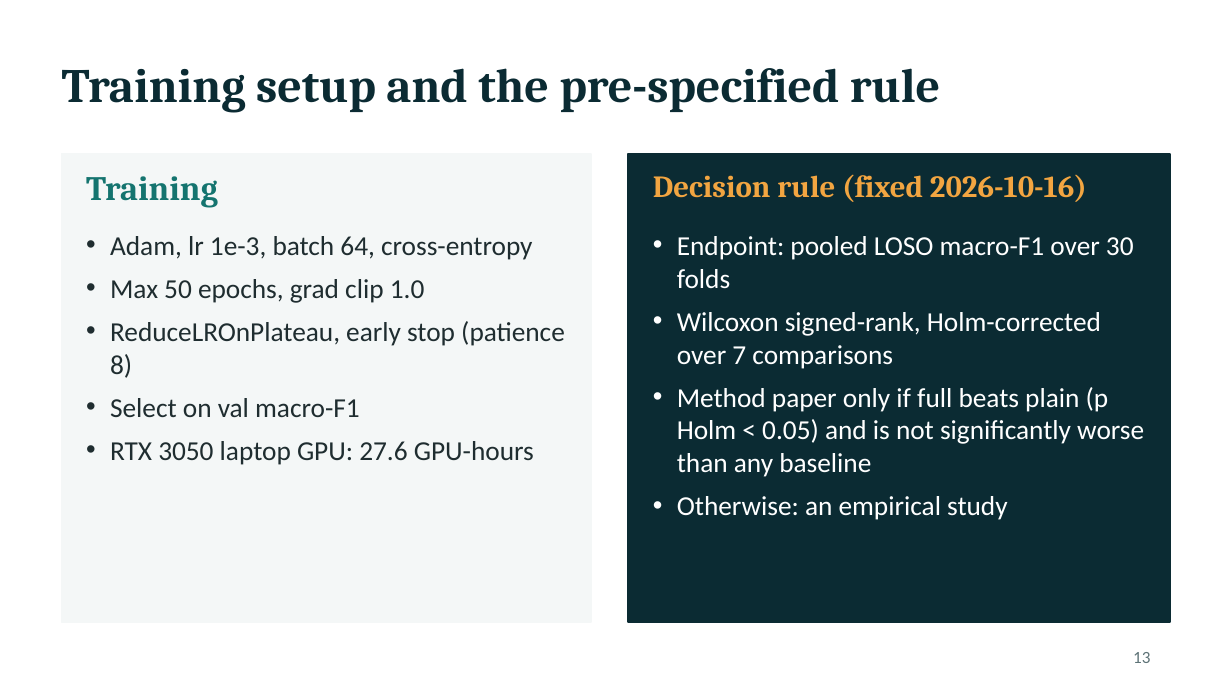
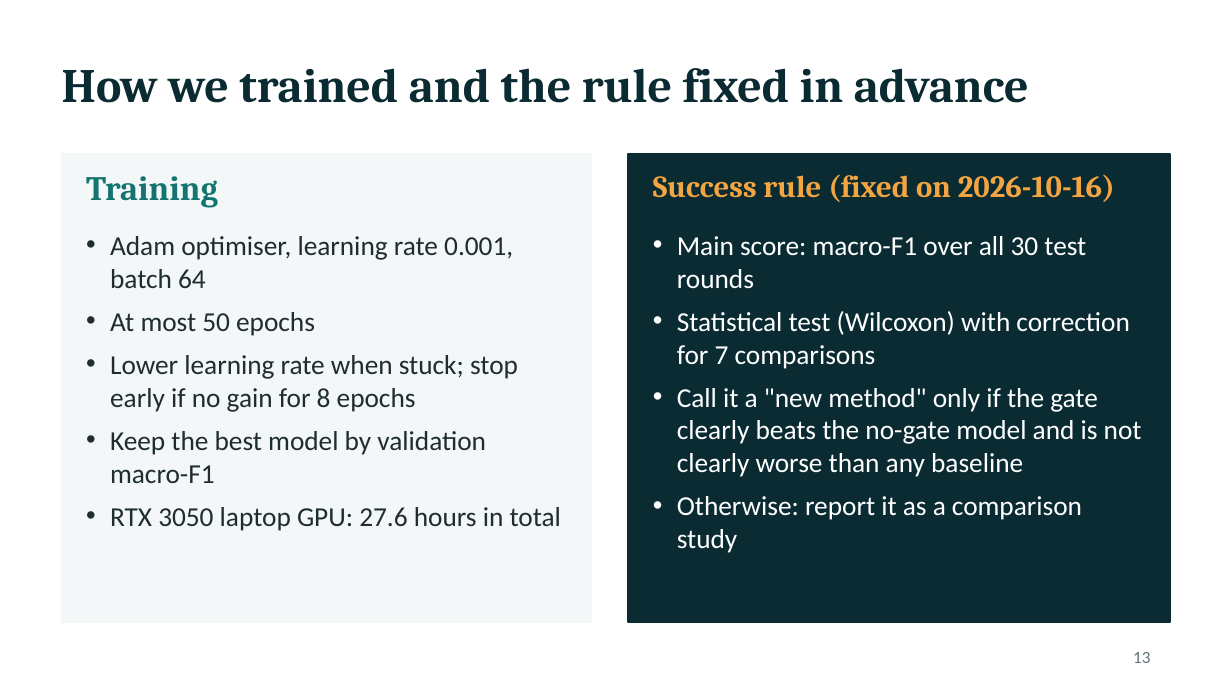
Before and after one commit to himanshmunjal/Dual-attention-HAR, a slide deck: slide 13 of presentation/HAR_Review_Presentation.pptx. Drawn at 1232x693 pixels with LibreOffice and Linux fonts; fonts in the diff are those of the drawing. Boxes give left, top, right and bottom in pixels: in the first picture for what was removed or moved away, otherwise in the second. Text is boxed around its words. In the diff, an @@ line names an element or a change of style, - is before the commit and + after.

Commit message:
Add author e-mail; rebuild paper PDF, DOCX and figures for arXiv v1
- Author block: VIT e-mail
- Regenerated paper.tex, paper.pdf, paper.docx and figures from paper_src.tex
- Update review presentation

```diff
--- a/presentation/HAR_Review_Presentation.pptx
+++ b/presentation/HAR_Review_Presentation.pptx
@@ title at bbox=[62, 68, 1029, 103]: text changed @@
-Training setup and the pre-specified rule
+How we trained and the rule fixed in advance
@@ text at bbox=[653, 174, 1115, 202]: text changed @@
-Decision rule (fixed 2026-10-16)
+Success rule (fixed on 2026-10-16)
@@ text at bbox=[110, 236, 561, 531]: text changed @@
-• Adam, lr 1e-3, batch 64, cross-entropy
-• Max 50 epochs, grad clip 1.0
-• ReduceLROnPlateau, early stop (patience 8)
-• Select on val macro-F1
-• RTX 3050 laptop GPU: 27.6 GPU-hours
+• Adam optimiser, learning rate 0.001, batch 64
+• At most 50 epochs
+• Lower learning rate when stuck; stop early if no gain for 8 epochs
+• Keep the best model by validation macro-F1
+• RTX 3050 laptop GPU: 27.6 hours in total
@@ text at bbox=[677, 236, 1142, 553]: text changed @@
-• Endpoint: pooled LOSO macro-F1 over 30 folds
-• Wilcoxon signed-rank, Holm-corrected over 7 comparisons
-• Method paper only if full beats plain (p Holm < 0.05) and is not significantly worse than any baseline
-• Otherwise: an empirical study
+• Main score: macro-F1 over all 30 test rounds
+• Statistical test (Wilcoxon) with correction for 7 comparisons
+• Call it a "new method" only if the gate clearly beats the no-gate model and is not clearly worse than any baseline
+• Otherwise: report it as a comparison study
```
Also in this commit, not shown: 21 other slides changed, 17 other files.
